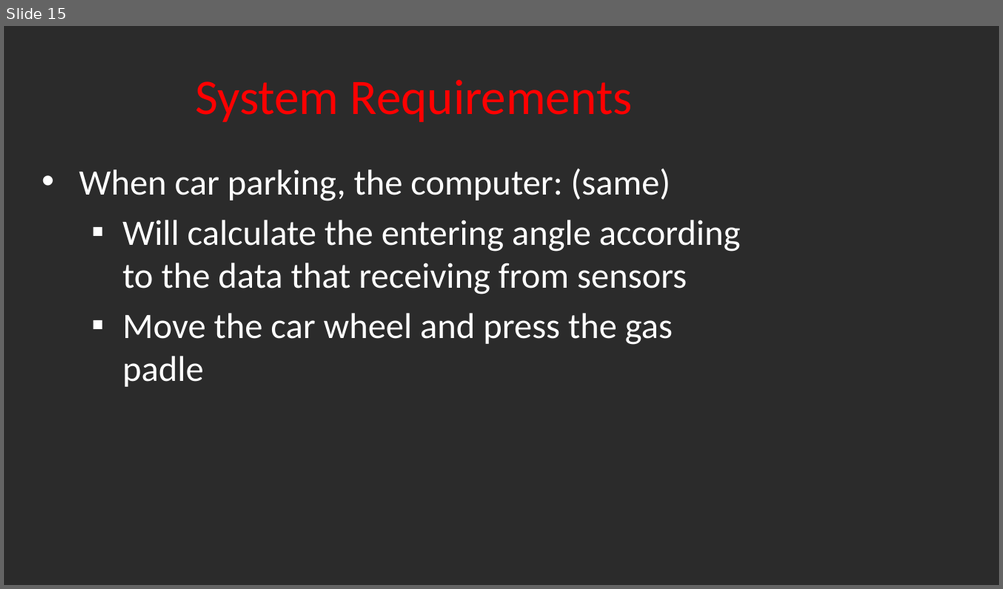
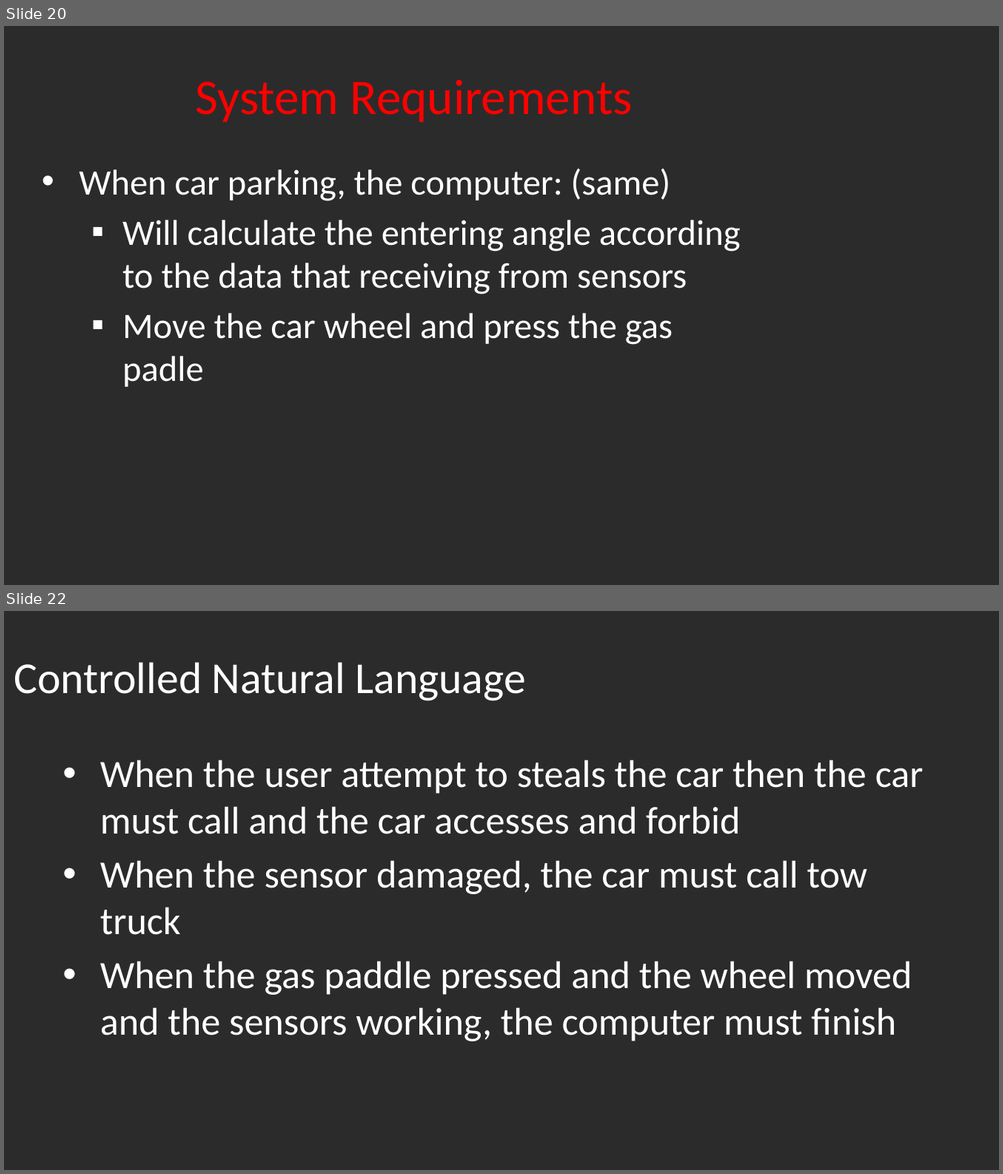
Before and after one commit to XxxTriplexxX94/Visual, a slide deck: רכב אוטונומי .pptx. Shown one above the other, each under a label of ours: slide 15 before the commit, slides 20 and 22 after it; the slides between them are not shown. The pictures are 1003x589 and 1003x1174 pixels, drawn with LibreOffice and Linux fonts; fonts in the diff are those of the drawing; background and template pictures are left out; a plain dark background stands for a picture behind light text. Boxes give left, top, right and bottom in pixels: in the first picture for what was removed or moved away, otherwise in the second. Text is boxed around its words. In the diff, an @@ line names an element or a change of style, - is before the commit and + after.

```diff
--- a/רכב אוטונומי .pptx
+++ b/רכב אוטונומי .pptx
@@ slide 22 added at (x1=4, y1=611, x2=999, y2=1170), background picture (left out) @@
@@ title added at (x1=14, y1=662, x2=525, y2=701), 32 pt, text #FFFFFF @@
+Controlled Natural Language
@@ text added at (x1=100, y1=760, x2=923, y2=1042), 28 pt, text #FFFFFF @@
+• When the user attempt to steals the car then the car must call and the car accesses and forbid
+• When the sensor damaged, the car must call tow truck
+• When the gas paddle pressed and the wheel moved and the sensors working, the computer must finish
@@ what was slide 15 is now slide 20 @@
```
Also in this commit, not shown: 2 slides changed, 8 other slides added, 1 slide removed.
